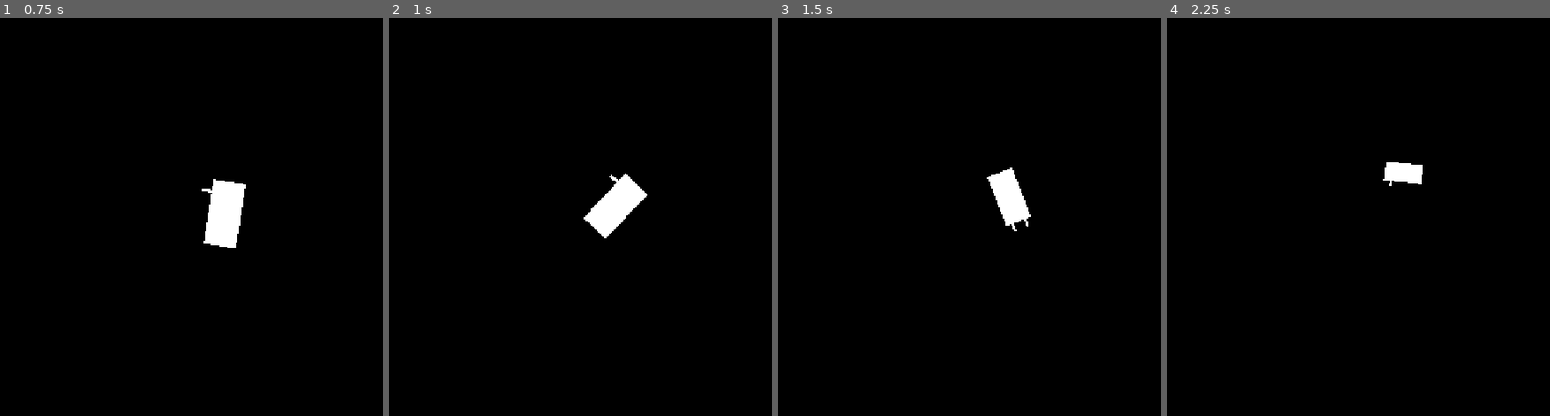
Above: before the commit, frames 1-4 (left to right).
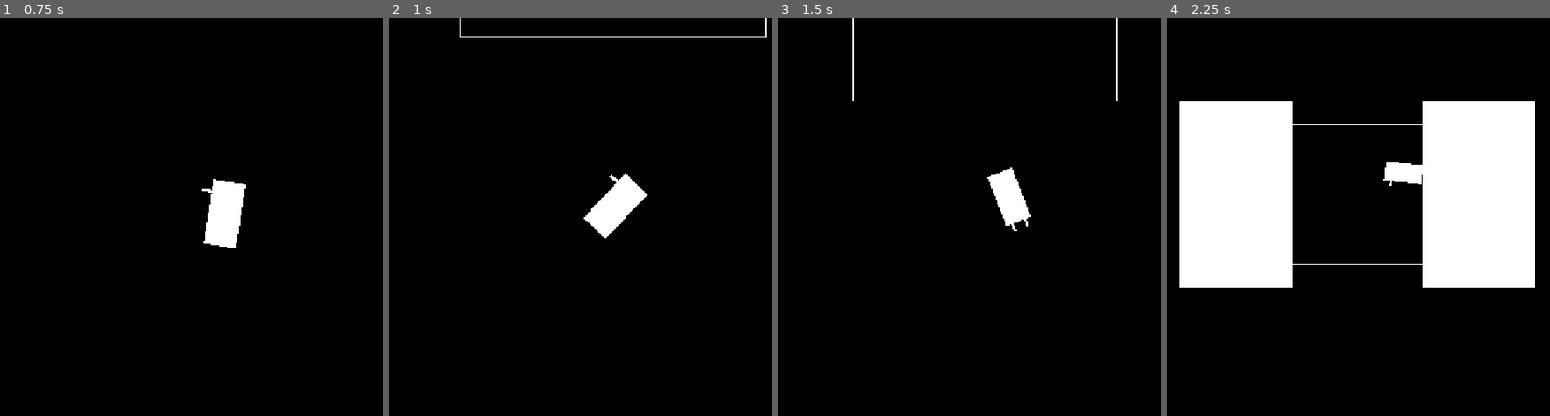
Above: after the commit, the same moments.

Repository: liamfmoran/1-bit-jam
Game: Godot game, scene res://scenes/main.tscn
The game is run twice, just before and just after one commit, with the same random seed, the same clock (stepped at 60 frames per second) and the same inputs.
Inputs:
- Up to frame 1 (0.75 s): tap Enter at 0.5 s; hold D (turn_right) from 0.53 s (still down)
- Up to frame 2 (1 s): keep holding D (turn_right)
- Up to frame 3 (1.5 s): release D (turn_right) at 1.28 s; hold S (thrust_reverse) from 1.28 s (still down)
- Up to frame 4 (2.25 s): release S (thrust_reverse) at 2.03 s; hold D (turn_right) from 2.03 s (still down)

Frame 1 is identical in both runs. In frame 2, 0.2% of the frame differs, in the area x 18-99%, y 0-5%; in frame 3, 0.2%; in frame 4, 28%, in the area x 3-97%, y 20-68%.

Commit message:
Added dock

Diff:
--- a/scenes/main.tscn
+++ b/scenes/main.tscn
@@ -1,13 +1,17 @@
-[gd_scene load_steps=3 format=3]
+[gd_scene load_steps=4 format=3]
 
 [ext_resource type="Script" path="res://scenes/main.gd" id="1_a3k7m"]
 [ext_resource type="PackedScene" path="res://scenes/ship/truck_cab.tscn" id="2_r9w5t"]
+[ext_resource type="PackedScene" path="res://scenes/world/dock.tscn" id="3_h7d2k"]
 
 [node name="Main" type="Node2D"]
 script = ExtResource("1_a3k7m")
 
 [node name="TruckCab" parent="." instance=ExtResource("2_r9w5t")]
 
+[node name="Dock" parent="." instance=ExtResource("3_h7d2k")]
+position = Vector2(0, -400)
+
 [node name="Camera2D" type="Camera2D" parent="."]
 position_smoothing_enabled = true
 position_smoothing_speed = 5.0
--- /dev/null
+++ b/scenes/world/dock.gd
@@ -0,0 +1,41 @@
+extends Node2D
+
+@onready var left_panel: ColorRect = $Panels/LeftPanel
+@onready var right_panel: ColorRect = $Panels/RightPanel
+@onready var detection_zone: Area2D = $DetectionZone
+
+const ANIM_DURATION := 0.4
+
+var _panel_tween: Tween
+
+
+func _ready() -> void:
+	detection_zone.body_entered.connect(_on_body_entered)
+	detection_zone.body_exited.connect(_on_body_exited)
+	left_panel.scale.x = 0.0
+	right_panel.scale.x = 0.0
+
+
+func _on_body_entered(body: Node2D) -> void:
+	if body is RigidBody2D:
+		_animate_panels(true)
+
+
+func _on_body_exited(body: Node2D) -> void:
+	if body is RigidBody2D:
+		_animate_panels(false)
+
+
+func _animate_panels(opening: bool) -> void:
+	if _panel_tween:
+		_panel_tween.kill()
+
+	_panel_tween = create_tween()
+	_panel_tween.set_parallel(true)
+	_panel_tween.set_ease(Tween.EASE_OUT if opening else Tween.EASE_IN)
+	_panel_tween.set_trans(Tween.TRANS_CUBIC)
+
+	var target_scale := 1.0 if opening else 0.0
+
+	_panel_tween.tween_property(left_panel, "scale:x", target_scale, ANIM_DURATION)
+	_panel_tween.tween_property(right_panel, "scale:x", target_scale, ANIM_DURATION)
--- /dev/null
+++ b/scenes/world/dock.tscn
@@ -0,0 +1,36 @@
+[gd_scene load_steps=3 format=3]
+
+[ext_resource type="Script" path="res://scenes/world/dock.gd" id="1_p3v8n"]
+
+[sub_resource type="RectangleShape2D" id="RectangleShape2D_m4w9j"]
+size = Vector2(400, 300)
+
+[node name="Dock" type="Node2D"]
+script = ExtResource("1_p3v8n")
+
+[node name="Outline" type="Line2D" parent="."]
+points = PackedVector2Array(-200, -150, 200, -150, 200, 150, -200, 150, -200, -150)
+width = 2.0
+default_color = Color(1, 1, 1, 1)
+
+[node name="DetectionZone" type="Area2D" parent="."]
+
+[node name="DetectionShape" type="CollisionShape2D" parent="DetectionZone"]
+shape = SubResource("RectangleShape2D_m4w9j")
+
+[node name="Panels" type="Node2D" parent="."]
+
+[node name="LeftPanel" type="ColorRect" parent="Panels"]
+offset_left = -380.0
+offset_top = -200.0
+offset_right = -140.0
+offset_bottom = 200.0
+pivot_offset = Vector2(240, 0)
+color = Color(1, 1, 1, 1)
+
+[node name="RightPanel" type="ColorRect" parent="Panels"]
+offset_left = 140.0
+offset_top = -200.0
+offset_right = 380.0
+offset_bottom = 200.0
+color = Color(1, 1, 1, 1)
Not shown, added: scenes/world/dock.gd.uid
